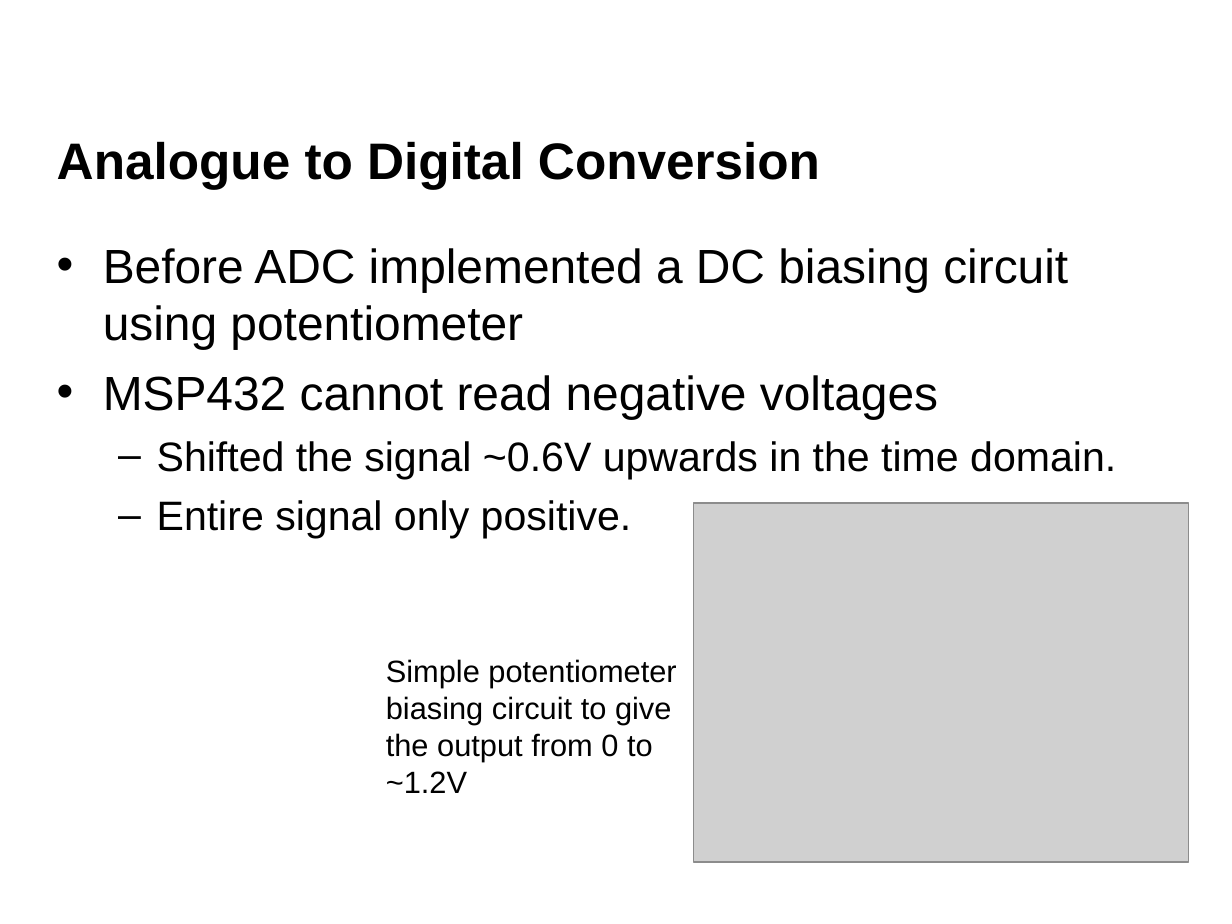
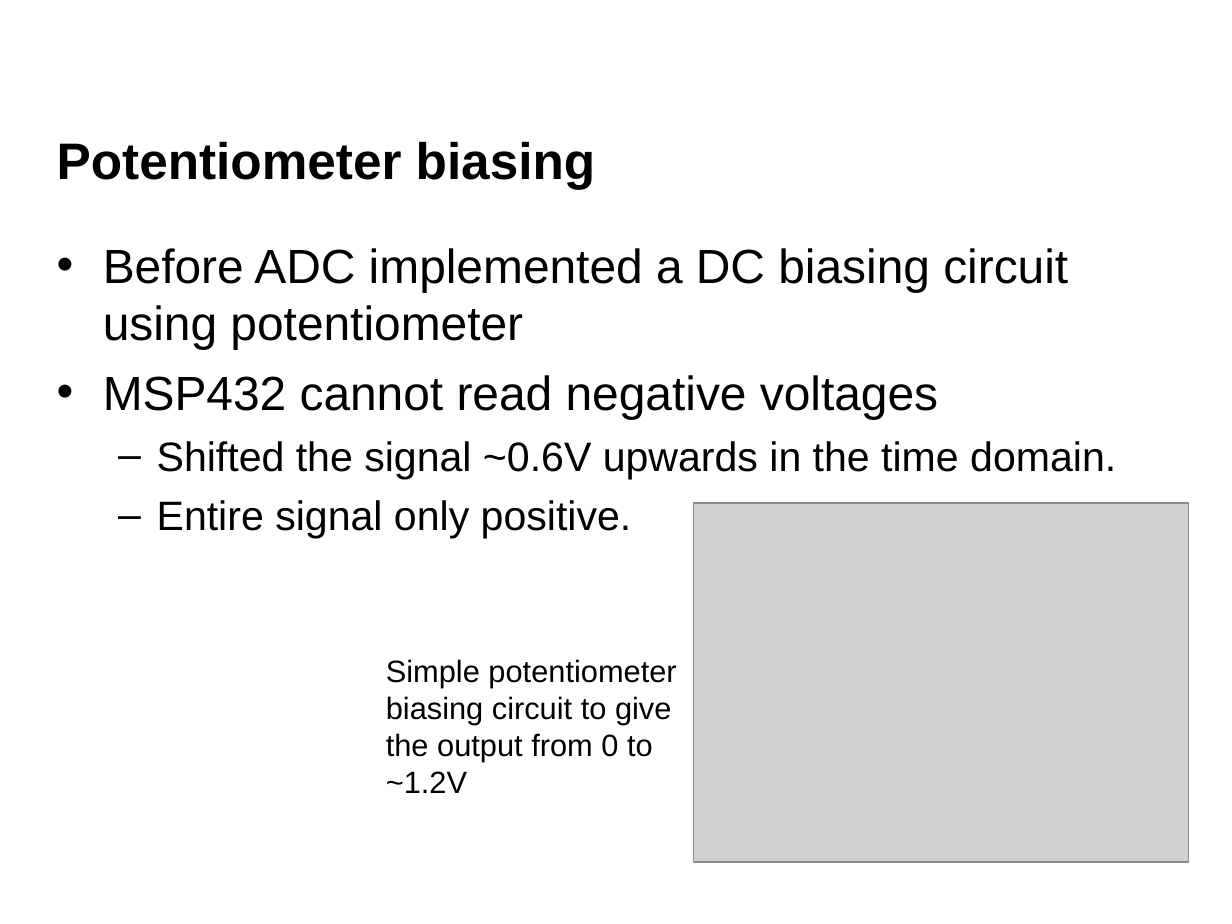
Before and after one commit to danielsaul/audio-descrambler-scenario, a slide deck: slide 8 of powerpoint /presentationfinal.ppt. Drawn at 1232x924 pixels with LibreOffice and Linux fonts; fonts in the diff are those of the drawing; grey boxes stand for pictures; background and template pictures are left out. Boxes give left, top, right and bottom in pixels: in the first picture for what was removed or moved away, otherwise in the second. Text is boxed around its words. In the diff, an @@ line names an element or a change of style, - is before the commit and + after.

```diff
--- a/powerpoint /presentationfinal.ppt
+++ b/powerpoint /presentationfinal.ppt
@@ title at bbox=[57, 141, 595, 189]: text changed @@
-Analogue to Digital Conversion
+Potentiometer biasing
```
Also in this commit, not shown: 1 other slide changed, 1 slide added, 1 slide removed.
